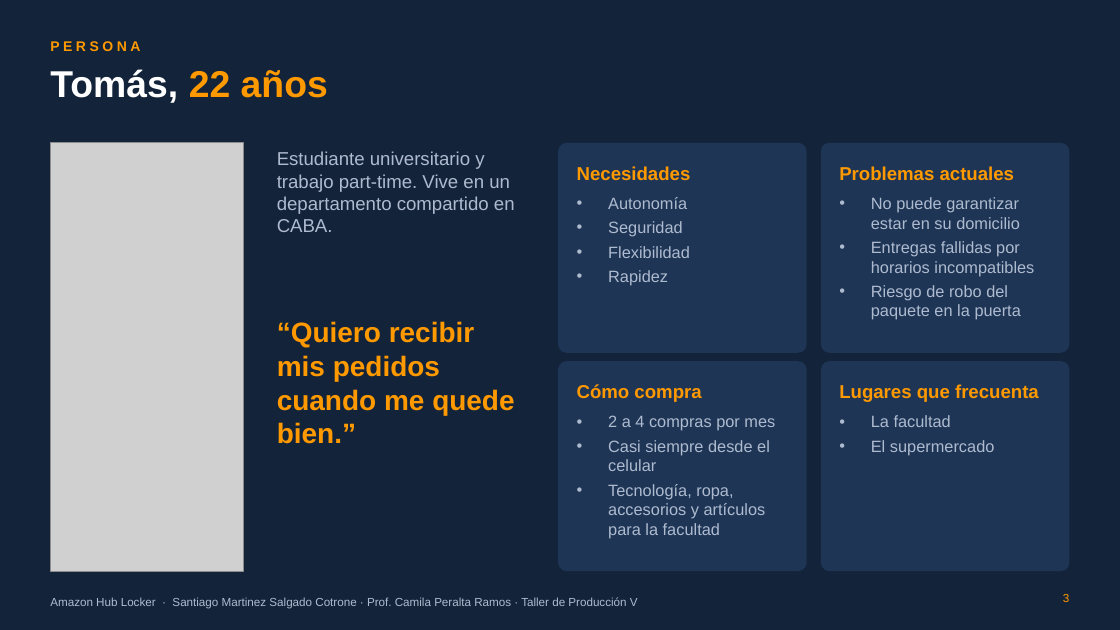
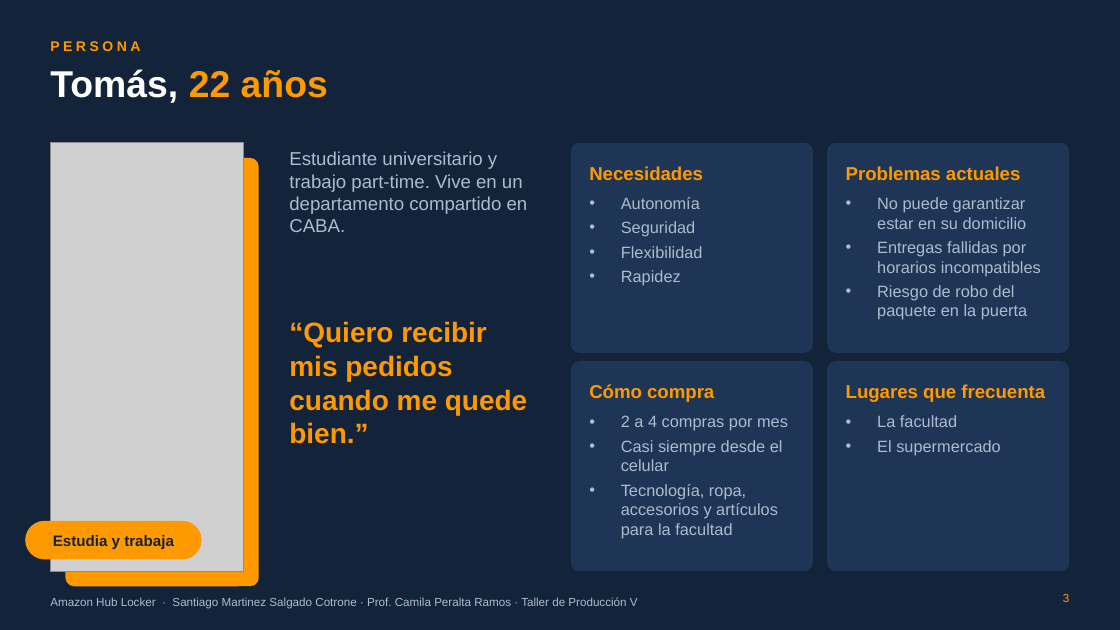
Before and after one commit to ramasalgado/Amazon-Proyecto, a slide deck: slide 3 of presentacion/Amazon-Hub-Locker-presentacion.pptx. Drawn at 1120x630 pixels with LibreOffice and Linux fonts; fonts in the diff are those of the drawing; grey boxes stand for pictures; background and template pictures are left out. Boxes give left, top, right and bottom in pixels: in the first picture for what was removed or moved away, otherwise in the second. Text is boxed around its words. In the diff, an @@ line names an element or a change of style, - is before the commit and + after.

```diff
--- a/presentacion/Amazon-Hub-Locker-presentacion.pptx
+++ b/presentacion/Amazon-Hub-Locker-presentacion.pptx
@@ text "Estudiante universitario y trabajo part-time. ..." moved from (x1=277, y1=151, x2=515, y2=232) to (x1=289, y1=151, x2=528, y2=232) @@
@@ rounded rectangle resized from (x1=821, y1=143, x2=1070, y2=353) to (x1=571, y1=143, x2=813, y2=353) @@
@@ rounded rectangle resized from (x1=559, y1=361, x2=807, y2=571) to (x1=828, y1=143, x2=1070, y2=353) @@
@@ rounded rectangle added at (x1=66, y1=158, x2=259, y2=586), fill #FF9900 @@
@@ text "Necesidades" moved from (x1=577, y1=166, x2=691, y2=180) to (x1=589, y1=166, x2=703, y2=180) @@
@@ text "Problemas actuales" moved from (x1=839, y1=166, x2=1014, y2=180) to (x1=846, y1=166, x2=1020, y2=180) @@
@@ text "Autonomía" moved from (x1=608, y1=197, x2=690, y2=286) to (x1=621, y1=197, x2=703, y2=286) @@
@@ text "No puede garantizar estar en ..." moved from (x1=871, y1=197, x2=1034, y2=320) to (x1=877, y1=197, x2=1041, y2=320) @@
@@ text "“Quiero recibir mis pedidos cuando ..." moved from (x1=277, y1=321, x2=514, y2=444) to (x1=289, y1=321, x2=527, y2=444) @@
@@ rounded rectangle resized from (x1=821, y1=361, x2=1070, y2=571) to (x1=571, y1=361, x2=813, y2=571) @@
@@ text "Cómo compra" moved from (x1=577, y1=384, x2=701, y2=402) to (x1=589, y1=384, x2=714, y2=402) @@
@@ rounded rectangle resized from (x1=559, y1=143, x2=807, y2=353) to (x1=828, y1=361, x2=1070, y2=571) @@
@@ text "Lugares que frecuenta" moved from (x1=839, y1=384, x2=1039, y2=402) to (x1=846, y1=384, x2=1045, y2=402) @@
@@ text "2 a 4 compras por ..." moved from (x1=608, y1=415, x2=775, y2=539) to (x1=621, y1=415, x2=788, y2=539) @@
@@ text "La facultad" moved from (x1=871, y1=415, x2=995, y2=455) to (x1=877, y1=415, x2=1001, y2=455) @@
@@ rounded rectangle added at (x1=25, y1=521, x2=202, y2=560), fill #FF9900 @@
@@ text added at (x1=53, y1=535, x2=174, y2=549), 13 pt, text #13233A, bold @@
+Estudia y trabaja
```
Also in this commit, not shown: 11 other slides changed, 1 other file.
